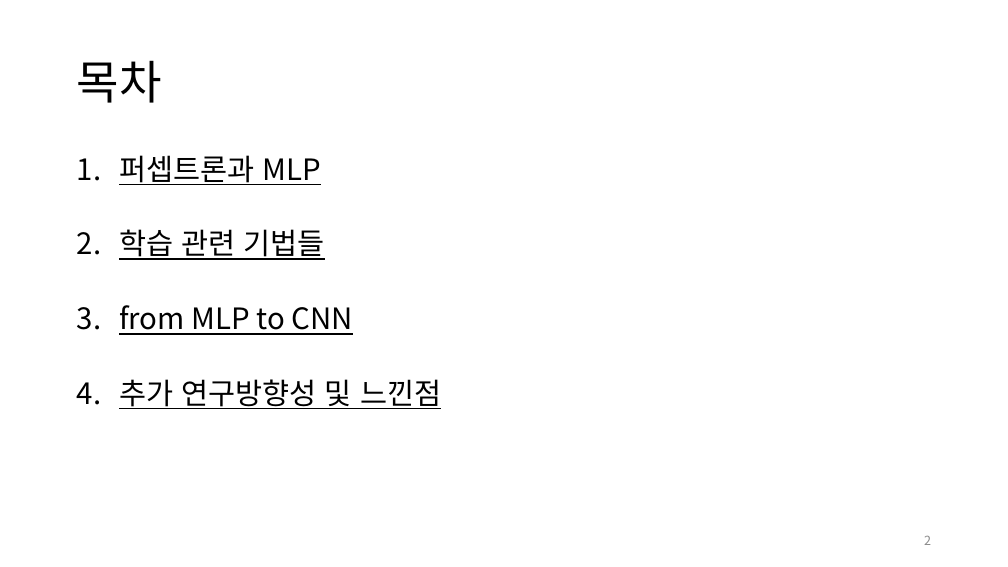
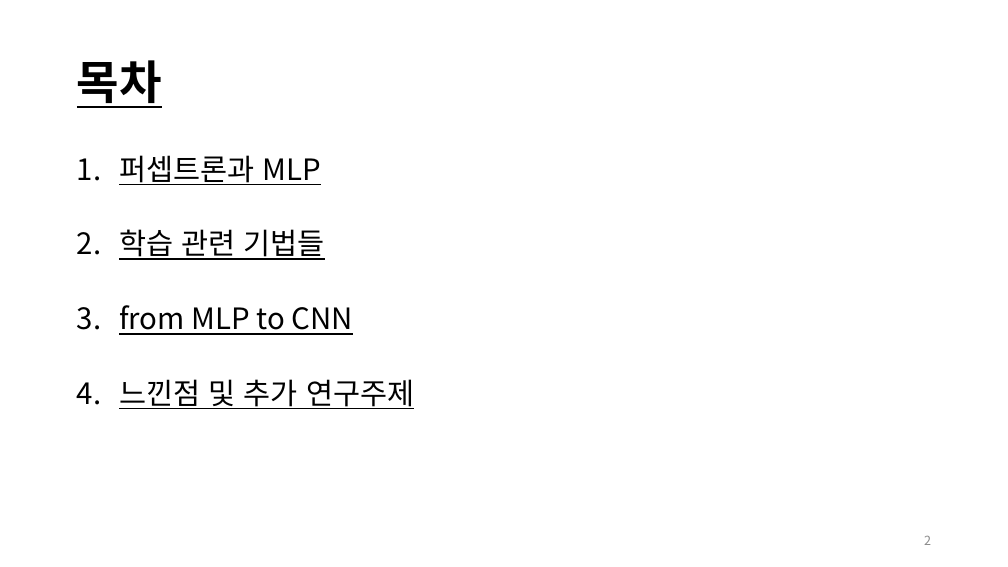
Before and after one commit to Jongbin-kr/DL_from_scratch, a slide deck: slide 2 of 밑바닥부터 딥러닝I.pptx. Drawn at 1008x567 pixels with LibreOffice and Linux fonts; fonts in the diff are those of the drawing. Boxes give left, top, right and bottom in pixels: in the first picture for what was removed or moved away, otherwise in the second. Text is boxed around its words. In the diff, an @@ line names an element or a change of style, - is before the commit and + after.

```diff
--- a/밑바닥부터 딥러닝I.pptx
+++ b/밑바닥부터 딥러닝I.pptx
@@ title "목차" at <box>77,60,162,108</box>: bold on, underline on @@
@@ text at <box>119,379,414,409</box>: text changed @@
-4. 추가 연구방향성 및 느낀점
+4. 느낀점 및 추가 연구주제
```
Also in this commit, not shown: 14 other slides changed, 15 slides added, 2 slides removed, 6 other files.
